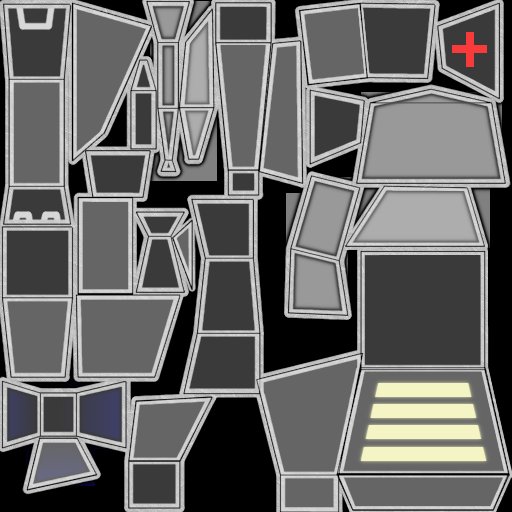
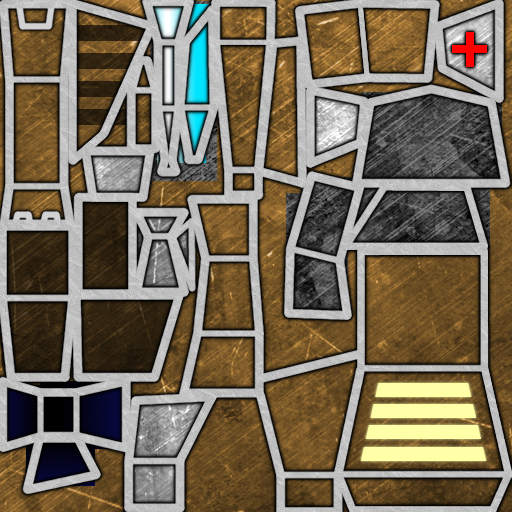
Comparing the layer stacks of the two 512x512 images. Changes:
hid "eufmedic.png" over [1, 0, 510, 512]
hid "colore", painted on it over [150, 1, 502, 317]
added layer "nano" above "testa" over [148, 4, 212, 174]
hid "SFONDO COL" over [0, 0, 512, 512]
